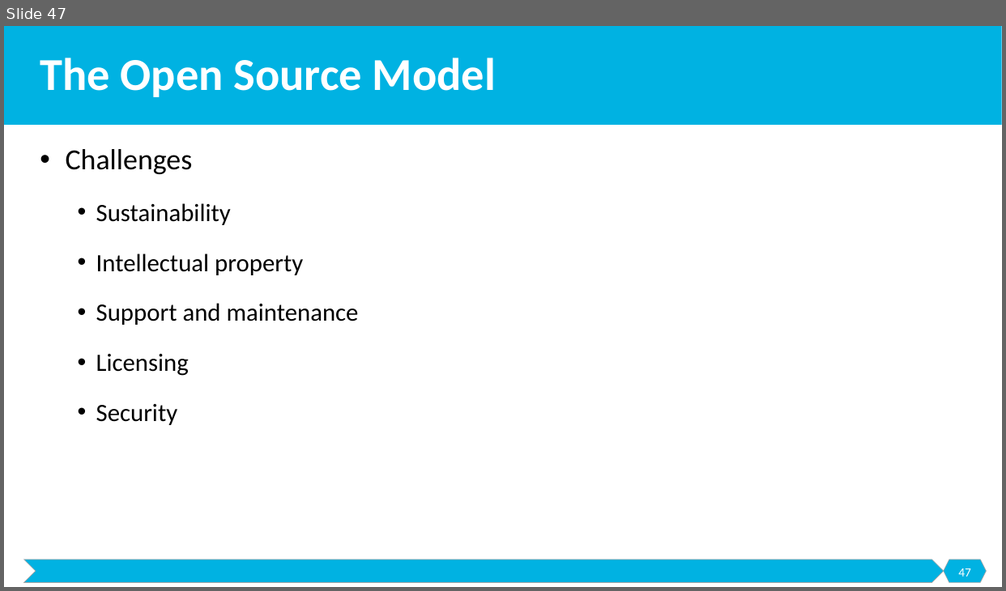
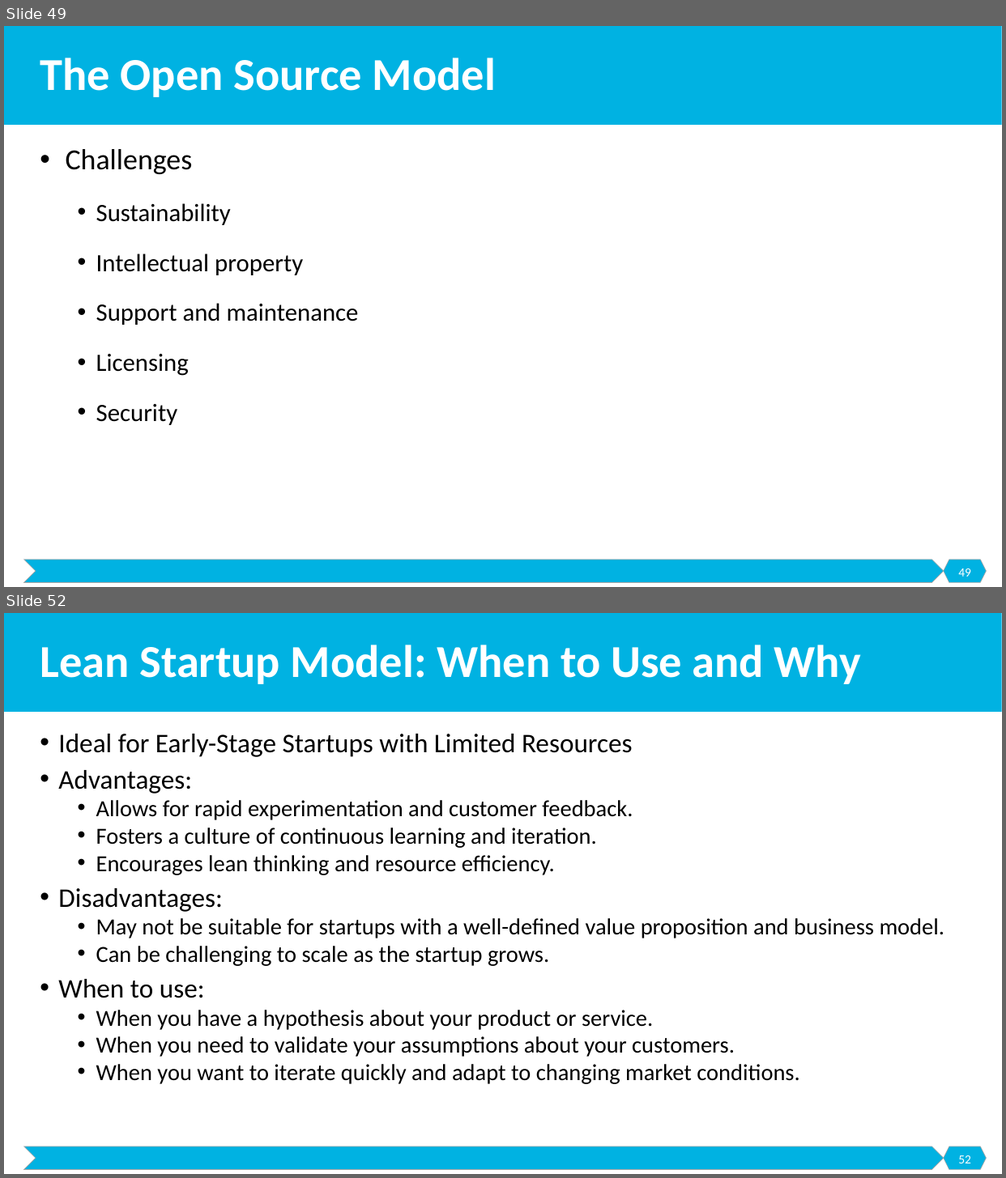
Before and after one commit to malenezi/malenezi, a slide deck: SE495/Lectures/2-Models/Models.pptx. Shown one above the other, each under a label of ours: slide 47 before the commit, slides 49 and 52 after it; the slides between them are not shown. The pictures are 1006x591 and 1006x1178 pixels, drawn with LibreOffice and Linux fonts; fonts in the diff are those of the drawing. Boxes give left, top, right and bottom in pixels: in the first picture for what was removed or moved away, otherwise in the second. Text is boxed around its words. In the diff, an @@ line names an element or a change of style, - is before the commit and + after.

```diff
--- a/SE495/Lectures/2-Models/Models.pptx
+++ b/SE495/Lectures/2-Models/Models.pptx
@@ slide 52 added at [4,613,1002,1174], background #FFFFFF; not listed: 3 template elements that a slide beside it also shows @@
@@ title added at [40,645,861,684], 44 pt, text #FFFFFF, bold @@
+Lean Startup Model: When to Use and Why
@@ text added at [58,734,945,1084], 22.2 pt, text #000000 @@
+• Ideal for Early-Stage Startups with Limited Resources
+• Advantages:
+  • Allows for rapid experimentation and customer feedback.
+  • Fosters a culture of continuous learning and iteration.
+  • Encourages lean thinking and resource efficiency.
+• Disadvantages:
+  • May not be suitable for startups with a well-defined value proposition and business model.
+  • Can be challenging to scale as the startup grows.
+• When to use:
+  • When you have a hypothesis about your product or service.
+  • When you need to validate your assumptions about your customers.
+  • When you want to iterate quickly and adapt to changing market conditions.
@@ page number added at [958,1156,971,1164], 12 pt, text #FFFFFF @@
+52
@@ what was slide 47 is now slide 49 @@
@@ page number at [958,569,971,577]: text changed @@
-47
+49
```
Also in this commit, not shown: 7 other slides added.
